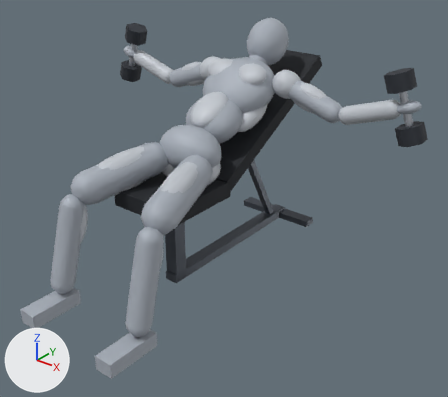
Renders of the glTF model public/models/exercises/incline-dumbbell-chest-fly.glb from each side of a commit.
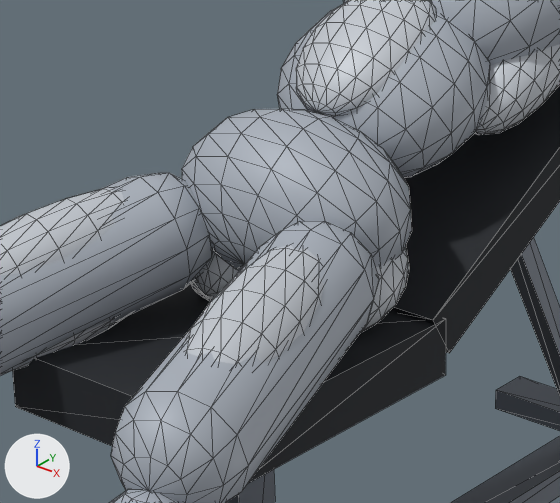
Each version is shown whole from a camera (50 mm lens) standing at (1.62, -1.859, 1.519) and looking at (0.143, -0.013, 0.374), then close up on the part from 25% to 58% of the width and 24% to 58% of the height. The lights are fixed; the arrows at lower left show +X, +Y and +Z. The last two pictures show the newer version. The close-ups show mesh edges as thin lines. Where no turn or scale is listed for an object, it has been applied to the vertices.

Objects in the first close-up: 'abdomen', 'abs', 'bench_back_mesh', 'bench_rail_mesh', 'bench_seat_mesh', 'lats_l', 'pelvis', 'quads_l', 'quads_r', 'thigh_l', 'thigh_r', 'torso' and 7 more.
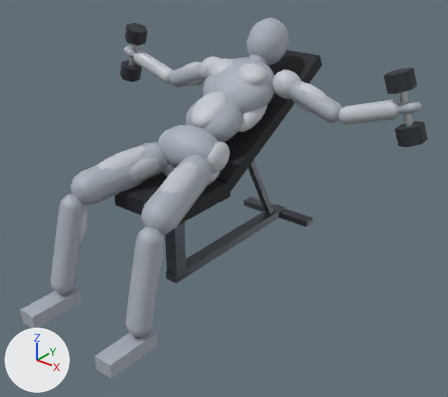
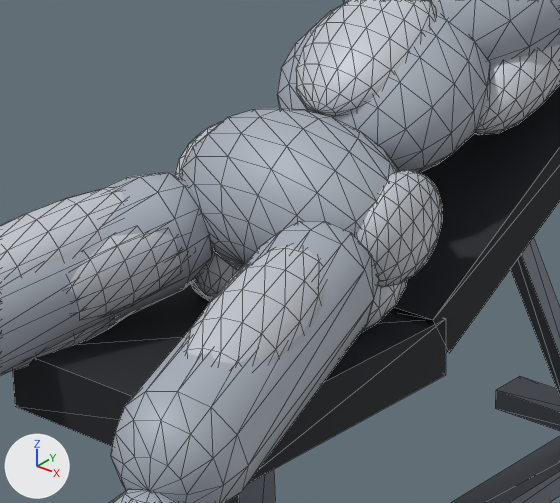
Where the change shows, as pixel boxes (x1, y1, x2, y2) in the close-ups (560 x 503 px):
'abductor_l', added: after (356, 170, 442, 288)
'adductor_r', added: after (68, 232, 183, 317)
'abductor_r', added: after (174, 121, 223, 179)
'adductor_l', added (mostly hidden): after (220, 266, 243, 291)

The edits, one by one:
Object 'abductor_r' (ob_abductor_r) is new; it shows me_mesh_1.
Its parent is ob_hips.
Its location is (-0.13, 0.015, 0.0).
Its scale is (0.04, 0.06, 0.07).
Object 'adductor_r' (ob_adductor_r) is new; it shows me_mesh_1.
Its parent is ob_hip_r.
Its location is (0.045, 0.0, -0.14).
Its scale is (0.03, 0.045, 0.11).
Object 'abductor_l' (ob_abductor_l) is new; it shows me_mesh_1.
Its parent is ob_hips.
Its location is (0.13, 0.015, 0.0).
Its scale is (0.04, 0.06, 0.07).
Object 'adductor_l' (ob_adductor_l) is new; it shows me_mesh_1.
Its parent is ob_hip_l.
Its location is (-0.045, 0.0, -0.14).
Its scale is (0.03, 0.045, 0.11).
